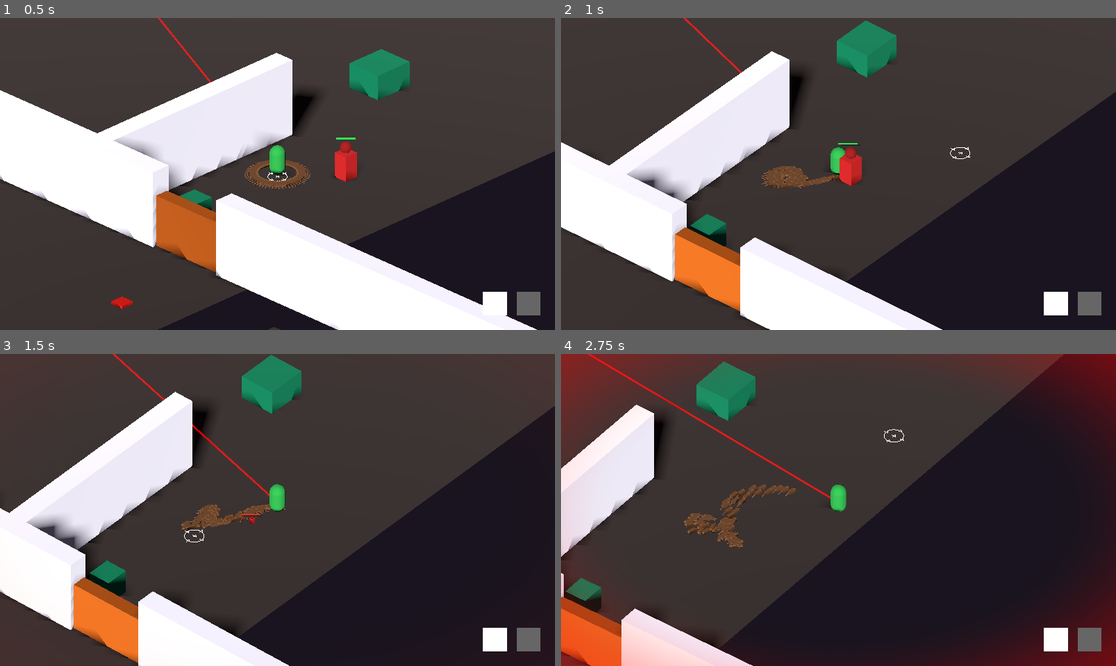
Above: before the commit, frames 1-4 (two rows, left to right).
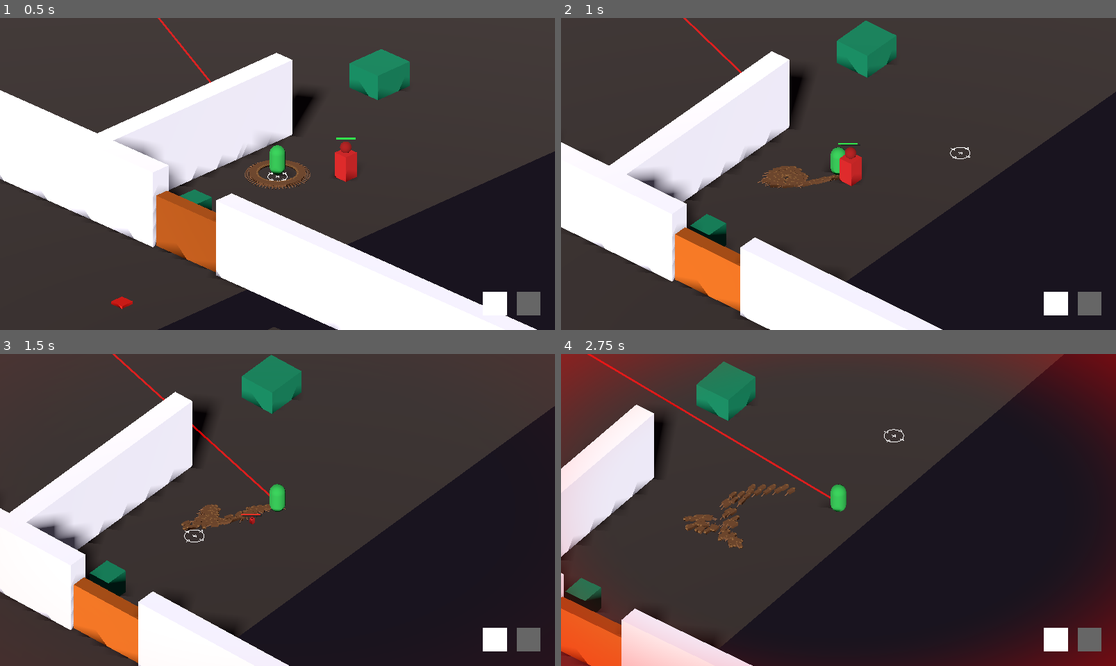
Above: after the commit, the same moments.

Repository: VirtuaIL/ZTGK-Prototyp
Game: Godot game, scene res://scenes/main.tscn
Same seed, same stepped clock (60 frames per second), same inputs: the game is played once before the commit and once after it.
Inputs (mouse positions are in pixels of both pictures, inside the frame that each line leads up to):
- Up to frame 1 (0.5 s): no input
- Up to frame 2 (1 s): tap Enter at 0.5 s; move the mouse to (960, 158) at 0.52 s; hold D (move_right) from 0.53 s (still down); hold Space (recall_rats) from 0.53 s (still down); click (960, 158) at 0.67 s
- Up to frame 3 (1.5 s): release D (move_right) at 1.25 s; release Space (recall_rats) at 1.25 s; drag from (166, 525) to (249, 572) at 1.27 s
- Up to frame 4 (2.75 s): move the mouse to (894, 441) at 2.02 s; hold D (move_right) from 2.03 s (still down); hold Space (recall_rats) from 2.03 s (still down); click (894, 441) at 2.17 s

Frame 1 is identical in both runs. In frame 2, less than 0.1% of the frame differs, in the area x 35-50%, y 47-55%; in frame 3, 0.1%; in frame 4, 0.5%, in the area x 22-43%, y 41-63%.

Commit message:
fix przenoszenia budowli oraz znikania szczurow

Diff:
--- a/scripts/box.gd
+++ b/scripts/box.gd
@@ -9,6 +9,8 @@
 
 var is_surrounded: bool = false
 var carrier_rats: Array[CharacterBody3D] = []
+var carrier_available_max: int = 0
+var carrier_brush_desired: int = 0
 
 var _spawn_position: Vector3 = Vector3.ZERO
 
--- a/scripts/hitscan_turret.gd
+++ b/scripts/hitscan_turret.gd
@@ -12,6 +12,8 @@
 
 var is_surrounded: bool = false
 var carrier_rats: Array[CharacterBody3D] = []
+var carrier_available_max: int = 0
+var carrier_brush_desired: int = 0
 var _spawn_position: Vector3 = Vector3.ZERO
 
 var player_node: player = null
--- a/scripts/rat.gd
+++ b/scripts/rat.gd
@@ -6,6 +6,7 @@
 @export var orbit_radius: float = 4.0
 @export var orbit_speed: float = 4.0
 @export var max_follow_distance: float = 22.0
+@export var travel_timeout: float = 3.0
 
 # Spring-damp parameters (used in FOLLOW state)
 @export var spring_stiffness: float = 12.0
@@ -42,6 +43,7 @@
 
 # Build state
 var build_target: Vector3 = Vector3.ZERO
+var _travel_timer: float = 0.0
 
 # Carrier flag — set while this rat is assigned to carry a box;
 # prevents brush operations from reassigning it
@@ -236,6 +238,12 @@
 	var flat_self := Vector2(global_position.x, global_position.z)
 	var flat_target := Vector2(build_target.x, build_target.z)
 	var dist := flat_self.distance_to(flat_target)
+	_travel_timer += delta
+	if travel_timeout > 0.0 and _travel_timer >= travel_timeout:
+		state = State.WAITING_FOR_FORMATION
+		global_position = build_target
+		velocity = Vector3.ZERO
+		return
 
 	if dist <= anchor_radius:
 		is_anchored = true
@@ -266,6 +274,7 @@
 	if state == State.FOLLOW:
 		state = State.TRAVEL_TO_BUILD
 		build_target = pos
+		_travel_timer = 0.0
 
 
 func release_rat() -> void:
@@ -275,8 +284,10 @@
 		is_carrier = false
 		_spring_velocity = Vector3.ZERO
 		velocity.y = 5.0
+		_travel_timer = 0.0
 		# Lose solidity
 		set_collision_layer_value(1, false)
+		show_visuals()
 
 
 func _teleport_to_player() -> void:
--- a/scripts/rat_manager.gd
+++ b/scripts/rat_manager.gd
@@ -84,9 +84,9 @@
 
 @export var box_drag_lerp_factor: float = 0.008
 @export var carrier_min_count: int = 1
-@export var carrier_drag_speed_min_mult: float = 0.15
-@export var carrier_drag_speed_max_mult: float = 5.0
-@export var carrier_drag_speed_curve: float = 1.6
+@export var carrier_drag_speed_min_mult: float = 0.08
+@export var carrier_drag_speed_max_mult: float = 0.5
+@export var carrier_drag_speed_curve: float = 2.2
 @export var carrier_pick_radius: float = 6.0
 @export var object_rotation_step: float = 22.5
 @export var smooth_rotation_mode: bool = false
@@ -120,6 +120,7 @@
 const MOUSE_TRAIL_MAX: int = 500
 var _mouse_trail: Array[Vector3] = []   # continuous mouse position history
 var _mouse_trail_last: Vector3 = Vector3.ZERO
+var _build_in_progress: bool = false
 
 
 
@@ -192,12 +193,15 @@
 		mouse_is_down_right = false
 		is_drawing_line = false
 		current_build_y = -1000.0
-		active_build_positions.clear()
+		_build_in_progress = _has_build_in_progress()
+		if not _build_in_progress:
+			active_build_positions.clear()
 
 	_check_formation_sync()
 	_check_carrier_arrival()
 	_check_travel_anchoring()
 	_update_carrier_rat_targets()
+	_update_free_rats_follow_player()
 	_process_hover()
 
 	# ── Neighbor throttle ──
@@ -316,6 +320,43 @@
 		# 3) Blend based on brush size
 		var final_target = t_stream.lerp(t_blob, blob_blend)
 		active[i].set_target(final_target)
+
+
+func _update_free_rats_follow_player() -> void:
+	if mode != 1:
+		return
+	if grabbed_object == null:
+		return
+	if mouse_is_down_left or is_dragging_left:
+		return
+
+	var player_node: Node3D = get_tree().get_first_node_in_group("player") as Node3D
+	if player_node == null:
+		return
+
+	var active: Array[CharacterBody3D] = []
+	for rat in rats:
+		if rat.is_carrier:
+			continue
+		if rat.is_anchored:
+			continue
+		if rat.state != rat.State.FOLLOW:
+			continue
+		active.append(rat)
+
+	var count := active.size()
+	if count == 0:
+		return
+
+	if _blob_offsets.size() != rats.size():
+		build_blob_offsets()
+
+	for i in range(count):
+		var target := player_node.global_position
+		if i < _blob_offsets.size():
+			target += _blob_offsets[i]
+		target.y = player_node.global_position.y
+		active[i].set_target(target)
 
 
 func _arc_sample(path: Array, arc: Array, want: float) -> Vector3:
@@ -357,6 +398,13 @@
 		rats[i].set_neighbors(nb)
 
 
+func _has_build_in_progress() -> bool:
+	for rat in rats:
+		if rat.state == rat.State.TRAVEL_TO_BUILD or rat.state == rat.State.WAITING_FOR_FORMATION:
+			return true
+	return false
+
+
 # ── Mouse → world raycast ─────────────────────────────────────────────────────
 
 func _mouse_to_world() -> Vector3:
@@ -408,7 +456,7 @@
 
 
 func _check_formation_sync() -> void:
-	if mode != 1:
+	if not _has_build_in_progress():
 		return
 
 	var any_traveling = false
@@ -426,6 +474,7 @@
 			if rat.state == rat.State.WAITING_FOR_FORMATION:
 				rat.activate_physics()
 		_form_unified_mesh()
+		_build_in_progress = false
 
 
 func _form_unified_mesh() -> void:
@@ -542,15 +591,12 @@
 
 					_rmb_dragging_object = false
 				else:
-					# RMB released — check click vs drag
+					# RMB released - drop object and return carriers immediately
 					_rmb_dragging_object = false
 					if grabbed_object != null:
-						var moved_sq := rmb_press_screen_pos.distance_squared_to(mb.position)
-						if moved_sq < drag_threshold_squared:
-							# Short click — release the object
-							_release_object_carriers(grabbed_object)
-							grabbed_object = null
-							grabbed_object_last_pos = Vector3.ZERO
+						_release_object_carriers(grabbed_object)
+						grabbed_object = null
+						grabbed_object_last_pos = Vector3.ZERO
 				get_viewport().set_input_as_handled()
 			return
 
@@ -1217,9 +1263,9 @@
 			obj_max_extent = maxf(aabb.size.x * scl.x, aabb.size.z * scl.z) * 0.5
 
 	# Rat count is driven by current brush thickness
-	var brush_t: float = _get_brush_thickness_t()
-	var target_carriers: int = _get_brush_target_carriers(count)
-	var needed: int = clampi(target_carriers, 1, count)
+	var total_count: int = rats.size()
+	var desired_carriers: int = _get_brush_desired_carriers(total_count)
+	var needed: int = clampi(desired_carriers, 1, count)
 
 	if needed <= 0:
 		return
@@ -1229,8 +1275,7 @@
 
 	obj.get("carrier_rats").clear()
 	obj.set("carrier_available_max", count)
-	obj.set("carrier_brush_target", target_carriers)
-	obj.set("carrier_brush_t", brush_t)
+	obj.set("carrier_brush_desired", desired_carriers)
 
 	# Pick random rats from the available pool
 	available_rats.shuffle()
@@ -1310,12 +1355,16 @@
 		carrier_max = int(carrier_max_val)
 	if carrier_max <= 0:
 		carrier_max = max(1, carrier_count)
-	var brush_t_val: Variant = grabbed_object.get("carrier_brush_t")
+	var carrier_desired_val: Variant = grabbed_object.get("carrier_brush_desired")
+	var carrier_desired: int = carrier_max
+	if carrier_desired_val != null:
+		carrier_desired = int(carrier_desired_val)
+	if carrier_desired <= 0:
+		carrier_desired = max(1, carrier_max)
+
 	var speed_t: float = 0.0
-	if brush_t_val != null:
-		speed_t = clampf(float(brush_t_val), 0.0, 1.0)
-	elif carrier_max > 1:
-		speed_t = clampf(float(carrier_count - 1) / float(carrier_max - 1), 0.0, 1.0)
+	if carrier_desired > 1:
+		speed_t = clampf(float(carrier_count - 1) / float(carrier_desired - 1), 0.0, 1.0)
 	var curved_t: float = pow(speed_t, carrier_drag_speed_curve)
 	var speed_mult: float = lerpf(carrier_drag_speed_min_mult, carrier_drag_speed_max_mult, curved_t)
 	var lerp_factor: float = clampf(box_drag_lerp_factor * speed_mult, 0.0, 1.0)
@@ -1337,17 +1386,17 @@
 	return _get_brush_ratio(brush_half_width, brush_half_width_min, brush_half_width_max)
 
 
-func _get_brush_target_carriers(available_count: int) -> int:
-	if available_count <= 0:
+func _get_brush_desired_carriers(total_count: int) -> int:
+	if total_count <= 0:
 		return 0
 	if build_draw_mode == DRAW_MODE_PATH and use_wide_brush:
 		var pairs := clampi(brush_lane_pairs, brush_lane_pairs_min, brush_lane_pairs_max)
 		var lane_count := 1 + pairs * 2
-		return clampi(lane_count, 1, available_count)
+		return clampi(lane_count, 1, total_count)
 	var t: float = _get_brush_thickness_t()
-	var min_c: int = clampi(carrier_min_count, 1, available_count)
-	var desired: int = int(round(lerpf(float(min_c), float(available_count), t)))
-	return clampi(desired, 1, available_count)
+	var min_c: int = clampi(carrier_min_count, 1, total_count)
+	var desired: int = int(round(lerpf(float(min_c), float(total_count), t)))
+	return clampi(desired, 1, total_count)
 
 
 func _get_nearest_available_rats(center: Vector3) -> Array[CharacterBody3D]:
--- a/scripts/turret.gd
+++ b/scripts/turret.gd
@@ -13,6 +13,8 @@
 
 var is_surrounded: bool = false
 var carrier_rats: Array[CharacterBody3D] = []
+var carrier_available_max: int = 0
+var carrier_brush_desired: int = 0
 var _spawn_position: Vector3 = Vector3.ZERO
 
 var projectile_scene: PackedScene = preload("res://scenes/projectile.tscn")
